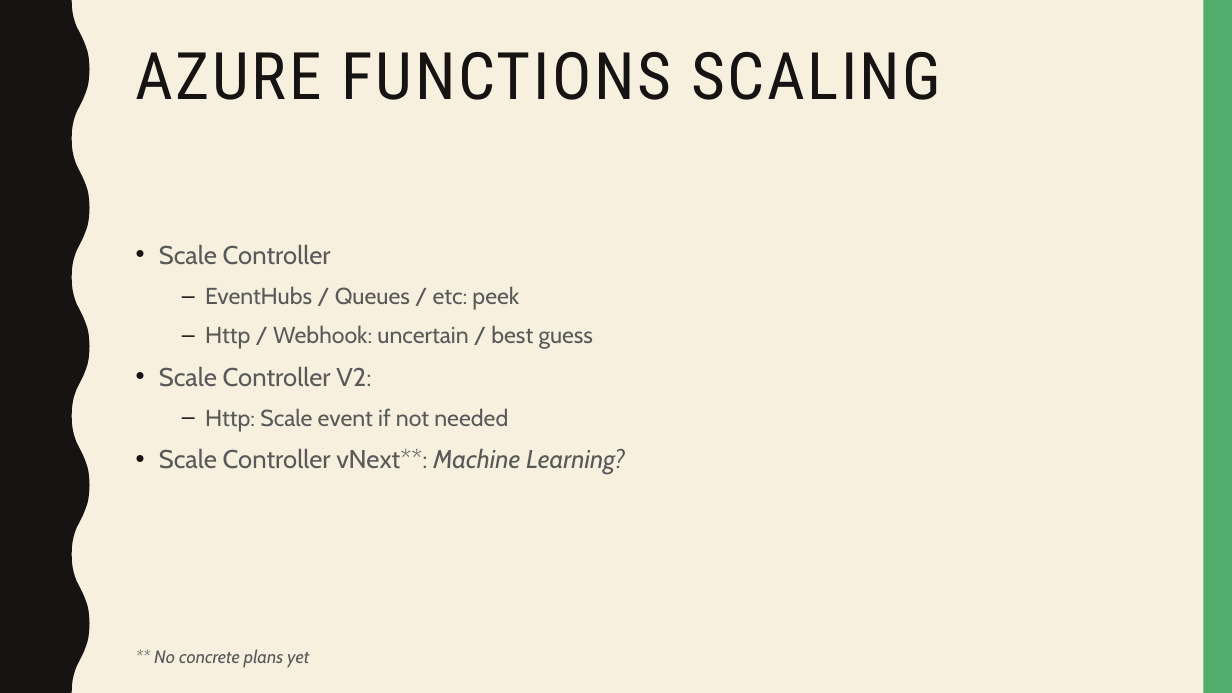
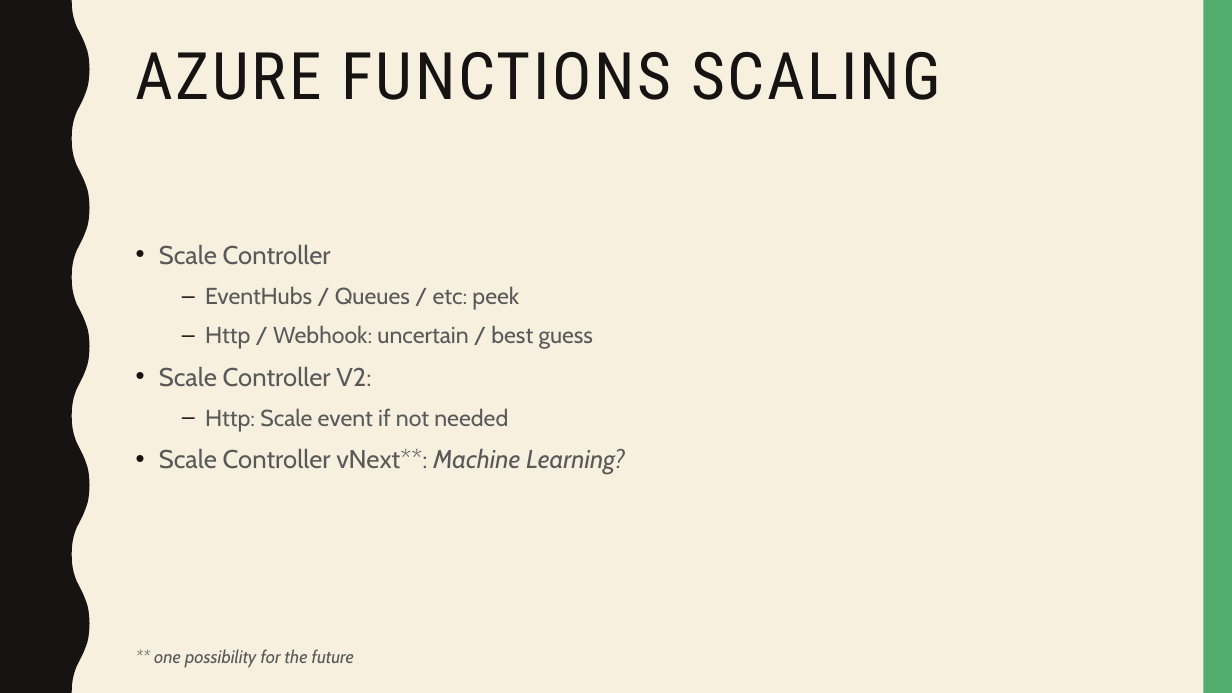
Before and after one commit to dersia/presentations, a slide deck: slide 9 of AzureFunctionsDeepDive.pptx. Drawn at 1232x693 pixels with LibreOffice and Linux fonts; fonts in the diff are those of the drawing. Boxes give left, top, right and bottom in pixels: in the first picture for what was removed or moved away, otherwise in the second. Text is boxed around its words. In the diff, an @@ line names an element or a change of style, - is before the commit and + after.

```diff
--- a/AzureFunctionsDeepDive.pptx
+++ b/AzureFunctionsDeepDive.pptx
@@ text at [154,649,354,668]: text changed @@
-** No concrete plans yet
+** one possibility for the future
```
Also in this commit, not shown: 9 other slides changed, 1 slide added.
